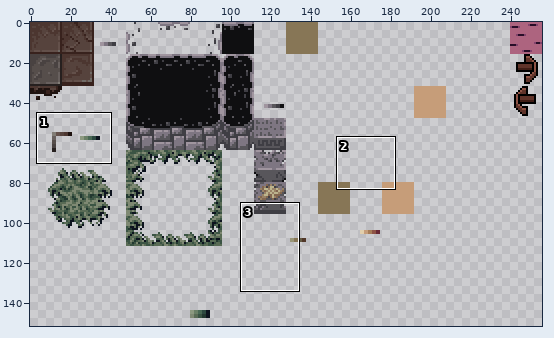
One commit to this sprite sheet: res/tileset.png. The first picture is a wide view before the edit; the outline marks the close-up.
Close-up. First the earlier version:
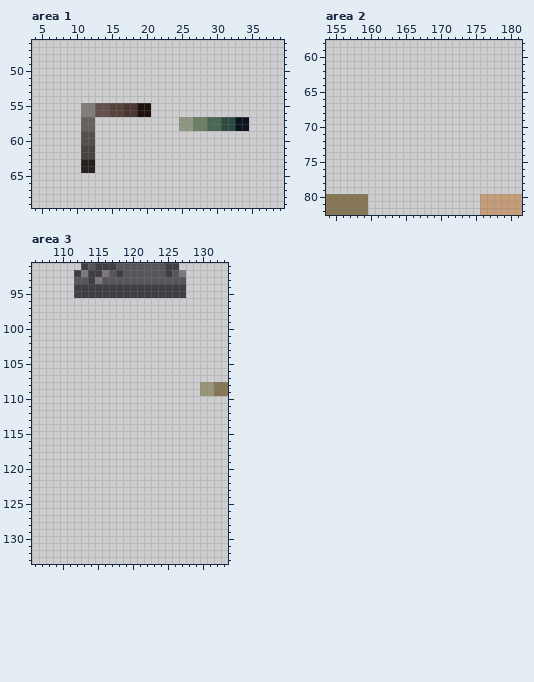
The file is 256x256 pixels. Colours within 5 levels of each other are drawn and written as one. Shown: area 1: x 4..39, y 46..69; area 2: x 154..181, y 58..82; area 3: x 106..133, y 91..133. The wide view leaves out empty margins.
After:
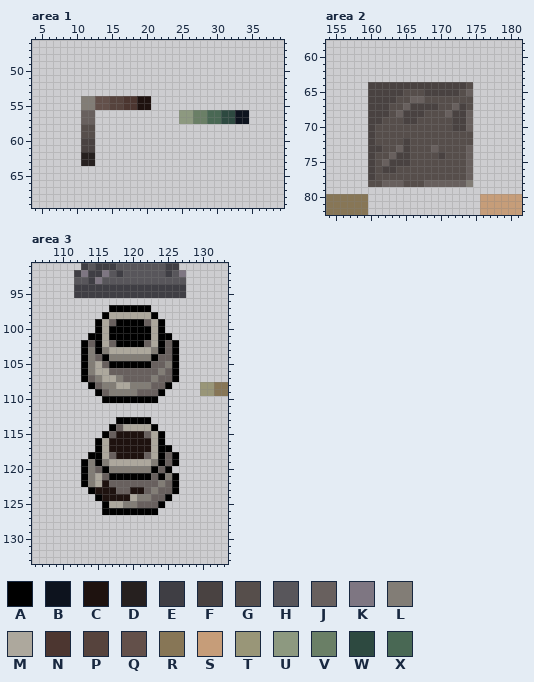
Palette (. is transparent): A #000000  B #0d131e  C #1e120f  D #26201f  E #3f3e44  F #494241  G #564e4b  H #58565b  J #68605e  K #7e7682  L #827d76  M #ada89d  N #4c3630  P #56433d  Q #63504a  R #877656  S #c69d79  T #999678  U #8d9980  V #6a7f66  W #2d4940  X #496854
Edits made:
--- area 1
@@ x 4..39 @@
 53 ....................................
-54 ....................................
+54 .......LLQQPPNNCC...................
 55 .......LLQQPPNNCC...................
-56 .......LLQQPPNNCC...................
+56 .......JJ............UUVVXXWWBB.....
 57 .......JJ............UUVVXXWWBB.....
-58 .......JJ............UUVVXXWWBB.....
+58 .......GG...........................
 59 .......GG...........................
-60 .......GG...........................
+60 .......FF...........................
 61 .......FF...........................
-62 .......FF...........................
+62 .......DD...........................
 63 .......DD...........................
-64 .......DD...........................
+64 ....................................
 65 ....................................
--- area 2
@@ x 158..176 @@
 63 ...................
-64 ...................
-65 ...................
-66 ...................
-67 ...................
-68 ...................
-69 ...................
-70 ...................
-71 ...................
-72 ...................
-73 ...................
-74 ...................
-75 ...................
-76 ...................
-77 ...................
-78 ...................
+64 ..FFFFFFFFFFFFFFG..
+65 ..FFFFFGGGFFFFFGJ..
+66 ..FFFFGGJJGGGGGGG..
+67 ..FFFGGJFFFFGGJFG..
+68 ..FFFGJFFFGGGJFFJ..
+69 ..FFGGGFFGGGGGFFJ..
+70 ..FGGGGGGGGGGGFFJ..
+71 ..FGGGGGGGGGGGGGG..
+72 ..FGGGGFGGGGGGGGG..
+73 ..FFGGJFGGGJGGGGJ..
+74 ..FGGJFFGGGGFGGGJ..
+75 ..FGJFFFGGGGGGGGJ..
+76 ..FGFFGGGGGGGGGGJ..
+77 ..FGGGGGGGGGGGGGJ..
+78 ..GGJJJGGGJJJJJJL..
 79 ...................
--- area 3
@@ x 111..128 @@
  96 ..................
- 97 ..................
- 98 ..................
- 99 ..................
-100 ..................
-101 ..................
-102 ..................
-103 ..................
-104 ..................
-105 ..................
-106 ..................
-107 ..................
-108 ..................
-109 ..................
-110 ..................
+ 97 ......AAAAAA......
+ 98 .....AMMMMMMA.....
+ 99 ....AMJAAAAJMA....
+100 ....AMAAAAAAMA....
+101 ...AAMAAAAAAMAA...
+102 ..AJAMJAAAAJMAJA..
+103 ..ALALMMMMMMLAJA..
+104 ..ALJALLLLLLAJJA..
+105 ..ALMJAAAAAAJJLA..
+106 ..ALMMJJJJJJJLJA..
+107 ..AJLMMLJJJJLJJA..
+108 ...AJLLMMLLLJJA...
+109 ....AJLLLLJJJA....
+110 .....AAAAAAAA.....
 111 ..................
 112 ..................
-113 ..................
-114 ..................
-115 ..................
-116 ..................
-117 ..................
-118 ..................
-119 ..................
-120 ..................
-121 ..................
-122 ..................
-123 ..................
-124 ..................
-125 ..................
-126 ..................
+113 .......AAAAA......
+114 ......AJMMMMA.....
+115 .....AJCCCCJMA....
+116 ....AMCCCCCCMA....
+117 ....AMCCCCCCMAA...
+118 ...AAMJCCCCJMAJA..
+119 ..ALALMMMMMMLAJA..
+120 ..ALJALLLLLLAJA...
+121 ..ALMJAAAAAAJALA..
+122 ..ALMCJJJJJJJLJA..
+123 ...ACCCJJCCJLJJA..
+124 ....ACCCCMLLJJA...
+125 .....AMMLLJJJA....
+126 .....AAAAAAAA.....
 127 ..................
Pixel boxes of the changes (left, top, right, bottom) in both close-ups:
changed: (81, 96, 151, 173)
changed: (179, 110, 249, 131)
added: (368, 82, 473, 187)
added: (81, 305, 179, 515)
